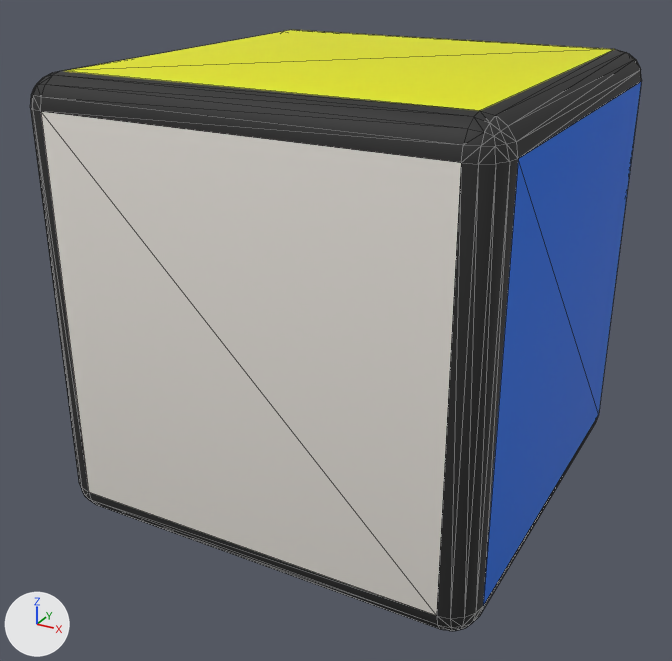
The glTF model public/cube.glb as it was, and as the next commit left it.
Before and after are seen from a 50 mm camera at (1.88, -3.63, 1.54) aimed at (-0.05, -0.13, -0.22). Lighting does not change. The marker at lower left points along +X, +Y and +Z. Mesh edges are drawn as thin lines.
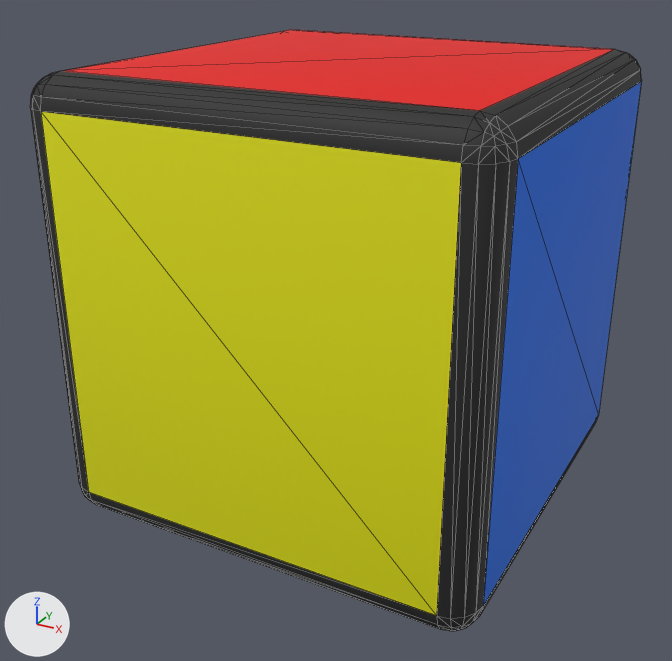
Edits to the bpy script that builds the scene:
```text
Change mat_front:
    mat_front.base_color: (0.821, 0.785, 0.731) -> (0.799, 0.799, 0.0)  # white #eae5de -> yellow #e7e700
Change mat_up:
    mat_up.base_color: (0.776, 0.8, 0.0) -> (0.799, 0.00335, 0.0)  # yellow #e4e700 -> red #e70b00
```

What differs and where, as boxes (x1, y1, x2, y2) in the pictures (672 x 661 px):
'Cube', recoloured (white to yellow)
    both: (38, 30, 617, 618)
